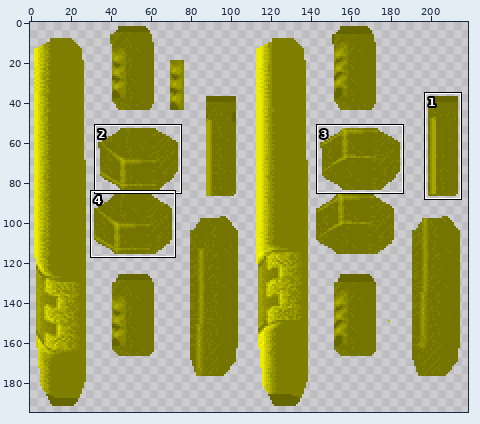
Edited in one commit: sprite sheet (qw/textures/models/g_rock_0.png). The picture above shows the old version from afar; the outline marks the close-up.
Close-up. Old version:
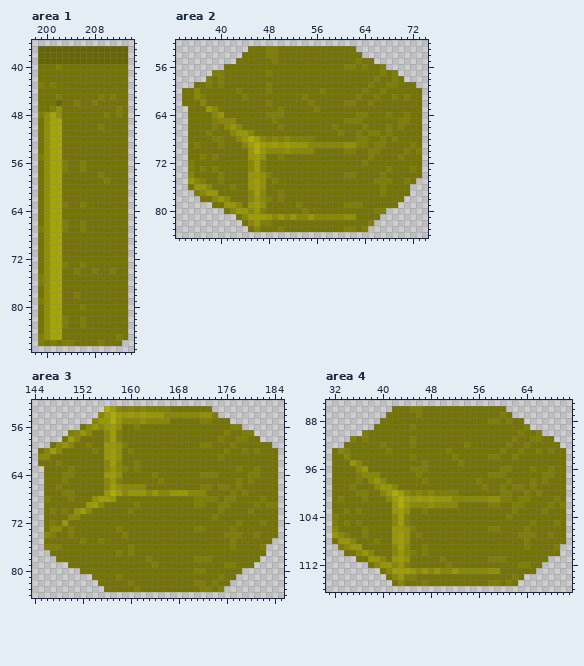
The file is 224x195 pixels. Colours within 5 levels of each other are drawn and written as one. Shown: area 1: x 198..214, y 36..87; area 2: x 33..74, y 52..84; area 3: x 144..185, y 52..84; area 4: x 31..71, y 85..116. The wide view leaves out empty margins. The commit also changed other parts of the picture, which this record leaves out.
Once edited:
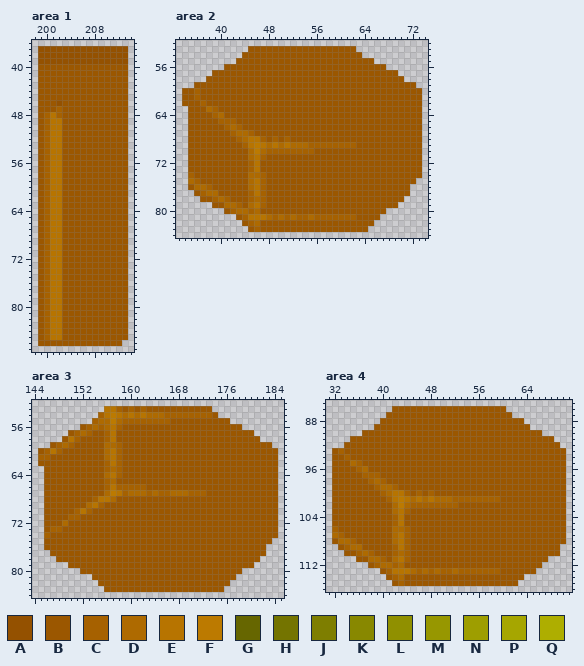
Palette (. is transparent): A #945100  B #9b5700  C #a66100  D #ae6a00  E #b77400  F #bc7a00  G #666600  H #747400  J #7e7e00  K #888800  L #909000  M #979700  N #9e9e00  P #a6a600  Q #aeae00
Changes in this commit:
Changed rows in their new state; - is an unchanged pixel.
Area 1:
first column x 199:
37 AAAAAAAAAAAAAAA
38 AAAAAAAAAAAAAAA
39 AAAAAAAAAAAAAAA
40 BBBBBBBBBBBBBBB
41 BBBBBBBBBBBBBBB
42 BBBBBBBBBBBBBBB
43 BBBBBBBBBBBBBBB
44 BBBBBBBBBBBBBBB
45 BBBBBBBBBBBBBBB
46 BBBABBBBBBBBBBB
47 BBBCBBBBBBBBBBB
48 BCECBBBBBBBBBBB
49 BCEEBBBBBBBBBBB
50 BCEEBBBBBBBBBBB
51 BCEEBBBBBBBBBBB
52 BCEEBBBBBBBBBBB
53 BCEEBBBBBBBBBBB
54 BCEEBBBBBBBBBBB
55 BCEEBBBBBBBBBBB
56 BCEEBBBBBBBBBBB
57 BCEEBBBBBBBBBBB
58 BCEEBBBBBBBBBBB
59 BCEEBBBBBBBBBBB
60 BCEEBBBBBBBBBBB
61 BCEEBBBBBBBBBBB
62 BCEEBBBBBBBBBBB
63 BCEEBBBBBBBBBBB
64 BCEEBBBBBBBBBBB
65 BCEEBBBBBBBBBBB
66 BCEEBBBBBBBBBBB
67 BCEEBBBBBBBBBBB
68 BCEEBBBBBBBBBBB
69 BCEEBBBBBBBBBBB
70 BCEEBBBBBBBBBBB
71 BCEEBBBBBBBBBBB
72 BCEEBBBBBBBBBBB
73 BCEEBBBBBBBBBBB
74 BCEEBBBBBBBBBBB
75 BCEEBBBBBBBBBBB
76 BCEEBBBBBBBBBBB
77 BCEEBBBBBBBBBBB
78 BCEEBBBBBBBBBBB
79 BCEEBBBBBBBBBBB
80 BCEEBBBBBBBBBBB
81 BCEEBBBBBBBBBBB
82 BCEEBBBBBBBBBBB
83 BCEEBBBBBBBBBBB
84 BCEEBBBBBBBBBBB
85 BCEEBBBBBBBBBBB
86 BBBBBBBBBBBBBB-
Area 2:
first column x 34:
53 -----------BBBBBBBBBBBBBBBBBB-----------
54 ----------BBBBBBBBBBBBBBBBBBBB----------
55 ---------BBBBBBBBBBBBBBBBBBBBBBB--------
56 -------BBBBBBBBBBBBBBBBBBBBBBBBBBB------
57 -----BBBBBBBBBBBBBBBBBBBBBBBBBBBBBBB----
58 ----BBBBBBBBBBBBBBBBBBBBBBBBBBBBBBBBB---
59 --BBBBBBBBBBBBBBBBBBBBBBBBBBBBBBBBBBBBB-
60 BBCBBBBBBBBBBBBBBBBBBBBBBBBBBBBBBBBBBBBB
61 BBCBBBBBBBBBBBBBBBBBBBBBBBBBBBBBBBBBBBBB
62 BBBCBBBBBBBBBBBBBBBBBBBBBBBBBBBBBBBBBBBB
63 -BBBDCBBBBBBBBBBBBBBBBBBBBBBBBBBBBBBBBBB
64 -BBBBCDBBBBBBBBBBBBBBBBBBBBBBBBBBBBBBBBB
65 -BBBBBCCCBBBBBBBBBBBBBBBBBBBBBBBBBBBBBBB
66 -BBBBBBCDCBBBBBBBBBBBBBBBBBBBBBBBBBBBBBB
67 -BBBBBBBCDDCBBBBBBBBBBBBBBBBBBBBBBBBBBBB
68 -BBBBBBBBCDEECBCBCBBBBBBBBBBBBBBBBBBBBBB
69 -BBBBBBBBBCEFEDEDEDDDCCCCCCCCBBBBBBBBBBB
70 -BBBBBBBBBBDFDCCCCCCCCBBBBBBBBBBBBBBBBBB
71 -BBBBBBBBBBDECBBBBBBBBBBBBBBBBBBBBBBBBBB
72 -BBBBBBBBBBCEBBBBBBBBBBBBBBBBBBBBBBBBBBB
73 -BBBBBBBBBBCEBBBBBBBBBBBBBBBBBBBBBBBBBBB
74 -CBBBBBBBBBDDCBBBBBBBBBBBBBBBBBBBBBBBBBB
75 -DCBBBBBBBBDECBBBBBBBBBBBBBBBBBBBBBBBBB-
76 -BDDCBBBBBBDECBBBBBBBBBBBBBBBBBBBBBBBB--
77 --BCDDBBBBBCECBBBBBBBBBBBBBBBBBBBBBBBB--
78 ---BBCDCBBBCDCBBBBBBBBBBBBBBBBBBBBBBB---
79 -----BBDDCBDECBBBBBBBBBBBBBBBBBBBBBB----
80 -------BCDDCDBBBBBBBBBBBBBBBBBBBBB------
81 ---------BCEEEDCDCDCCDCCCCCCCBBBB-------
82 ----------BCDBBBBBBBBBBBBBBBBBBB--------
83 -----------BCBBBBBBBBBBBBBBBBBB---------
Area 3:
first column x 145:
53 -----------EECBCBCBBBBBBBBBBB-----------
54 ----------CEFEDEDEDDDCCCCCCCCB----------
55 ---------CDDFDCCCCCCCCBBBBBBBBBB--------
56 -------BCDCDECBBBBBBBBBBBBBBBBBBBB------
57 -----BCDCBBCEBBBBBBBBBBBBBBBBBBBBBBB----
58 ----BECBBBBCEBBBBBBBBBBBBBBBBBBBBBBBB---
59 --BCDCBBBBBDDCBBBBBBBBBBBBBBBBBBBBBBBBB-
60 BCECBBBBBBBDECBBBBBBBBBBBBBBBBBBBBBBBBBB
61 CCBBBBBBBBBDECBBBBBBBBBBBBBBBBBBBBBBBBBB
62 BBBBBBBBBBBCECBBBBBBBBBBBBBBBBBBBBBBBBBB
63 -BBBBBBBBBBCDCBBBBBBBBBBBBBBBBBBBBBBBBBB
64 -BBBBBBBBBBDECBBBBBBBBBBBBBBBBBBBBBBBBBB
65 -BBBBBBBBBBCDBBBBBBBBBBBBBBBBBBBBBBBBBBB
66 -BBBBBBBBBBCECCCCCBBBBBBBBBBBBBBBBBBBBBB
67 -BBBBBBBBBBDFECDDDCDCCDDDCCCBBBBBBBBBBBB
68 -BBBBBBBBCEEDBBBBBBBBBBBBBBBBBBBBBBBBBBB
69 -BBBBBBBDECBBBBBBBBBBBBBBBBBBBBBBBBBBBBB
70 -BBBBBCECBBBBBBBBBBBBBBBBBBBBBBBBBBBBBBB
71 -BBBBCCBBBBBBBBBBBBBBBBBBBBBBBBBBBBBBBBB
72 -BBBDBBBBBBBBBBBBBBBBBBBBBBBBBBBBBBBBBBB
73 -BCCBBBBBBBBBBBBBBBBBBBBBBBBBBBBBBBBBBBB
74 -CBBBBBBBBBBBBBBBBBBBBBBBBBBBBBBBBBBBBBB
75 -BBBBBBBBBBBBBBBBBBBBBBBBBBBBBBBBBBBBBB-
76 -BBBBBBBBBBBBBBBBBBBBBBBBBBBBBBBBBBBBB--
77 --BBBBBBBBBBBBBBBBBBBBBBBBBBBBBBBBBBBB--
78 ---BBBBBBBBBBBBBBBBBBBBBBBBBBBBBBBBBB---
79 -----BBBBBBBBBBBBBBBBBBBBBBBBBBBBBBB----
80 -------BBBBBBBBBBBBBBBBBBBBBBBBBBB------
81 ---------BBBBBBBBBBBBBBBBBBBBBBBB-------
82 ----------BBBBBBBBBBBBBBBBBBBBBB--------
83 -----------BBBBBBBBBBBBBBBBBBBB---------
Area 4:
first column x 32:
 86 ----------BBBBBBBBBBBBBBBBBBB----------
 87 ---------BBBBBBBBBBBBBBBBBBBBB---------
 88 --------BBBBBBBBBBBBBBBBBBBBBBBB-------
 89 -------BBBBBBBBBBBBBBBBBBBBBBBBBB------
 90 -----BBBBBBBBBBBBBBBBBBBBBBBBBBBBBB----
 91 ---BBBBBBBBBBBBBBBBBBBBBBBBBBBBBBBBBB--
 92 --BBBBBBBBBBBBBBBBBBBBBBBBBBBBBBBBBBBB-
 93 BCBBBBBBBBBBBBBBBBBBBBBBBBBBBBBBBBBBBBB
 94 BBCBBBBBBBBBBBBBBBBBBBBBBBBBBBBBBBBBBBB
 95 BBBDCBBBBBBBBBBBBBBBBBBBBBBBBBBBBBBBBBB
 96 BBBBCDBBBBBBBBBBBBBBBBBBBBBBBBBBBBBBBBB
 97 BBBBBCCCBBBBBBBBBBBBBBBBBBBBBBBBBBBBBBB
 98 BBBBBBCDCBBBBBBBBBBBBBBBBBBBBBBBBBBBBBB
 99 BBBBBBBCDDCBBBBBBBBBBBBBBBBBBBBBBBBBBBB
100 BBBBBBBBCDEECBCBCBBBBBBBBBBBBBBBBBBBBBB
101 BBBBBBBBBCEFEDEDEDDDCCCCCCCCBBBBBBBBBBB
102 BBBBBBBBBBDFDCCCCCCCCBBBBBBBBBBBBBBBBBB
103 BBBBBBBBBBDECBBBBBBBBBBBBBBBBBBBBBBBBBB
104 BBBBBBBBBBCEBBBBBBBBBBBBBBBBBBBBBBBBBBB
105 BBBBBBBBBBCEBBBBBBBBBBBBBBBBBBBBBBBBBBB
106 CBBBBBBBBBDDCBBBBBBBBBBBBBBBBBBBBBBBBBB
107 DCBBBBBBBBDECBBBBBBBBBBBBBBBBBBBBBBBBBB
108 BDDCBBBBBBDECBBBBBBBBBBBBBBBBBBBBBBBBBB
109 -BCDDBBBBBCECBBBBBBBBBBBBBBBBBBBBBBBBB-
110 --BBCDCBBBCDCBBBBBBBBBBBBBBBBBBBBBBBBB-
111 ----BBDDCBDECBBBBBBBBBBBBBBBBBBBBBBB---
112 ------BCDDCDBBBBBBBBBBBBBBBBBBBBBBB----
113 --------BCEEEDCDCDCCDCCCCCCCBBBBBB-----
114 ---------BCDBBBBBBBBBBBBBBBBBBBB-------
115 ----------BCBBBBBBBBBBBBBBBBBBB--------
Where, in picture pixels (left, top, right, bottom), the same in both close-ups:
changed: (38, 46, 128, 346)
changed: (182, 46, 422, 232)
changed: (38, 406, 278, 592)
changed: (332, 406, 566, 586)
